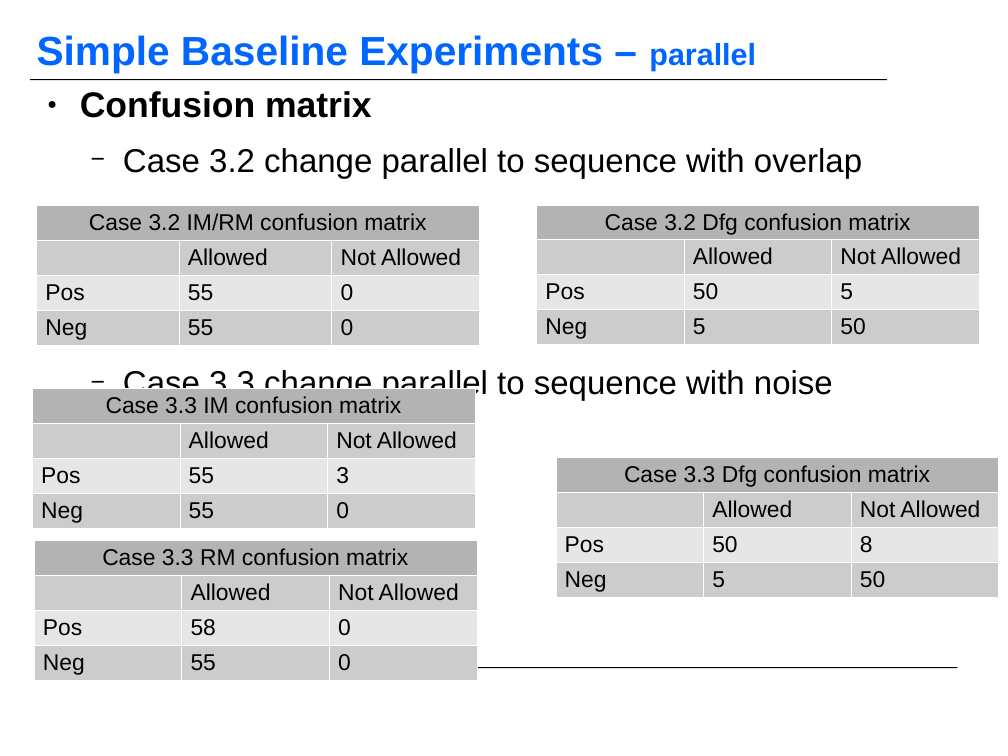
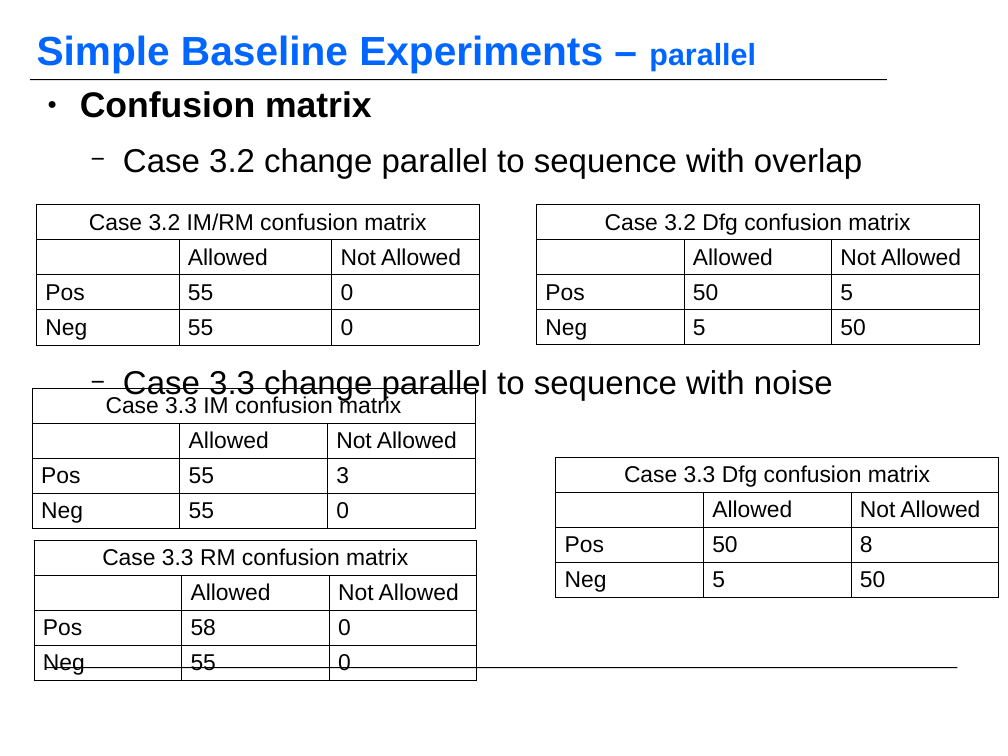
Before and after one commit to KFDing/masterthesis, a slide deck: slide 25 of official_report/MasterThesis_Report_03_Dfg_02.odp (slide 26 before the commit). Drawn at 1008x756 pixels with LibreOffice and Linux fonts; fonts in the diff are those of the drawing; background and template pictures are left out. Boxes give left, top, right and bottom in pixels: in the first picture for what was removed or moved away, otherwise in the second. Text is boxed around its words. In the diff, an @@ line names an element or a change of style, - is before the commit and + after.

```diff
--- a/official_report/MasterThesis_Report_03_Dfg_02.odp
+++ b/official_report/MasterThesis_Report_03_Dfg_02.odp
@@ table at (x1=37, y1=205, x2=479, y2=345) @@
@@ fill #B3B3B3 to none in row 1, column 1 @@
@@ fill #CCCCCC to none in 5 cells @@
@@ fill #E6E6E6 to none in row 3 @@
@@ borders changed @@
@@ table at (x1=537, y1=205, x2=979, y2=345) @@
@@ fill #B3B3B3 to none in row 1, column 1 @@
@@ fill #CCCCCC to none in 5 cells @@
@@ fill #E6E6E6 to none in row 3 @@
@@ borders changed @@
@@ table at (x1=32, y1=389, x2=474, y2=529) @@
@@ fill #B3B3B3 to none in row 1, column 1 @@
@@ fill #CCCCCC to none in 5 cells @@
@@ fill #E6E6E6 to none in row 3 @@
@@ borders changed @@
@@ table at (x1=556, y1=457, x2=998, y2=597) @@
@@ fill #B3B3B3 to none in row 1, column 1 @@
@@ fill #CCCCCC to none in 5 cells @@
@@ fill #E6E6E6 to none in row 3 @@
@@ borders changed @@
@@ table at (x1=34, y1=541, x2=476, y2=681) @@
@@ fill #B3B3B3 to none in row 1, column 1 @@
@@ fill #CCCCCC to none in 5 cells @@
@@ fill #E6E6E6 to none in row 3 @@
@@ borders changed @@
```
Also in this commit, not shown: 15 other slides changed, 3 slides added, 3 slides removed.
